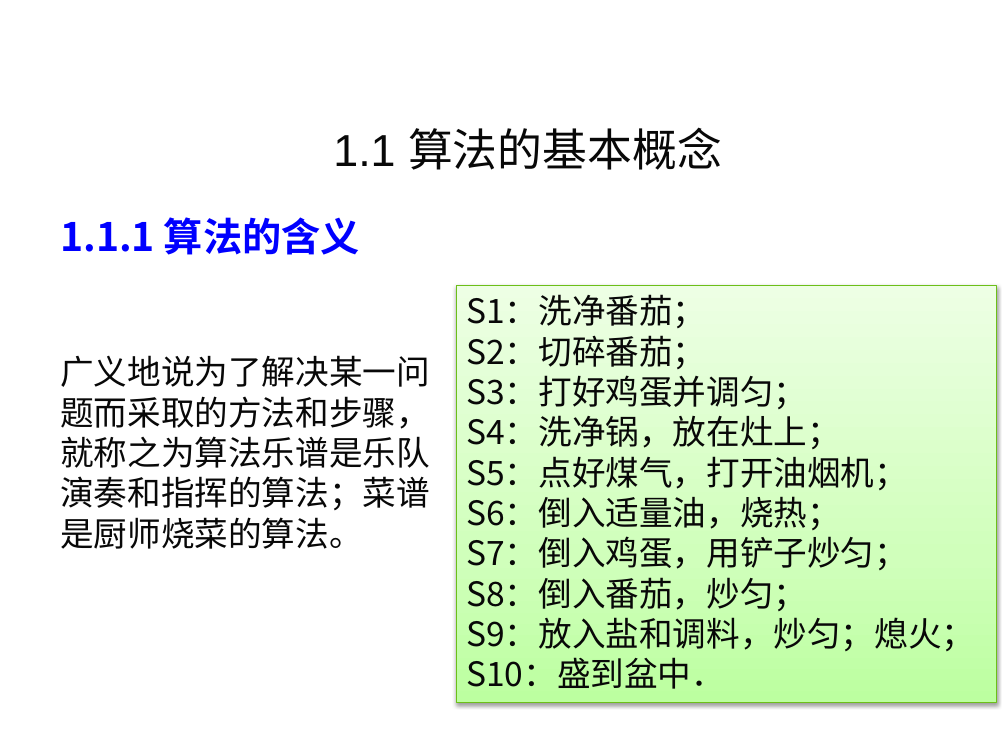
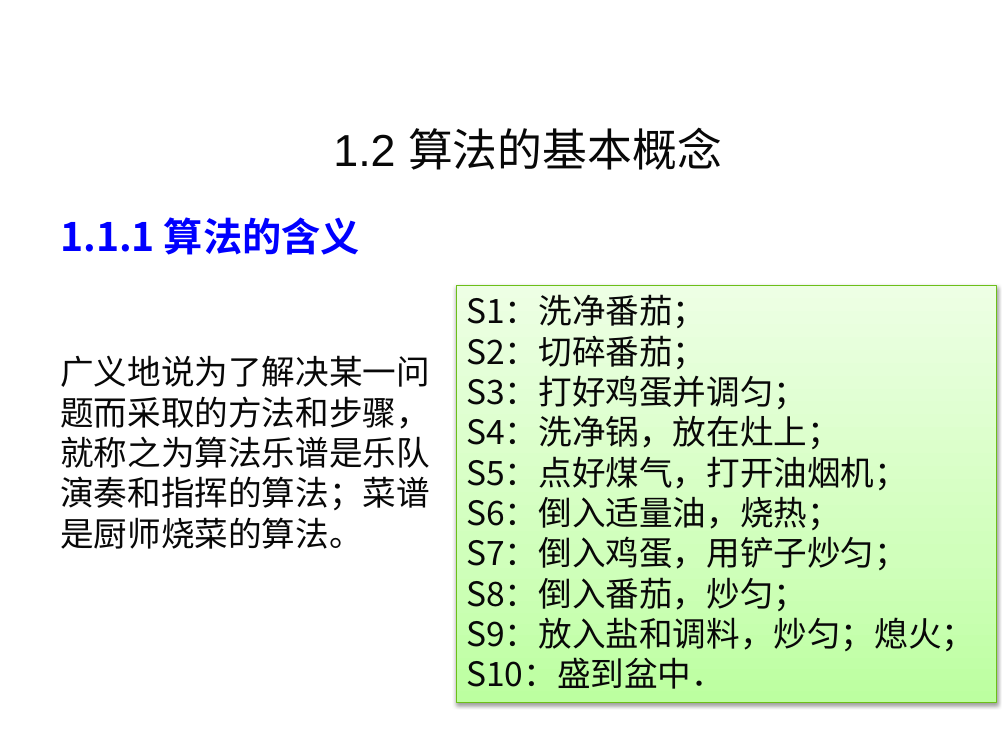
Before and after one commit to liutongling/DP, a slide deck: slide 8 of file/第1章 概论.pptx (slide 4 before the commit). Drawn at 1008x756 pixels with LibreOffice and Linux fonts; fonts in the diff are those of the drawing; background and template pictures are left out. Boxes give left, top, right and bottom in pixels: in the first picture for what was removed or moved away, otherwise in the second. Text is boxed around its words. In the diff, an @@ line names an element or a change of style, - is before the commit and + after.

```diff
--- a/file/第1章 概论.pptx
+++ b/file/第1章 概论.pptx
@@ text at [333,127,722,170]: text changed @@
-1.1 算法的基本概念
+1.2 算法的基本概念
```
Also in this commit, not shown: 4 other slides changed, 4 slides added, 1 other file.
